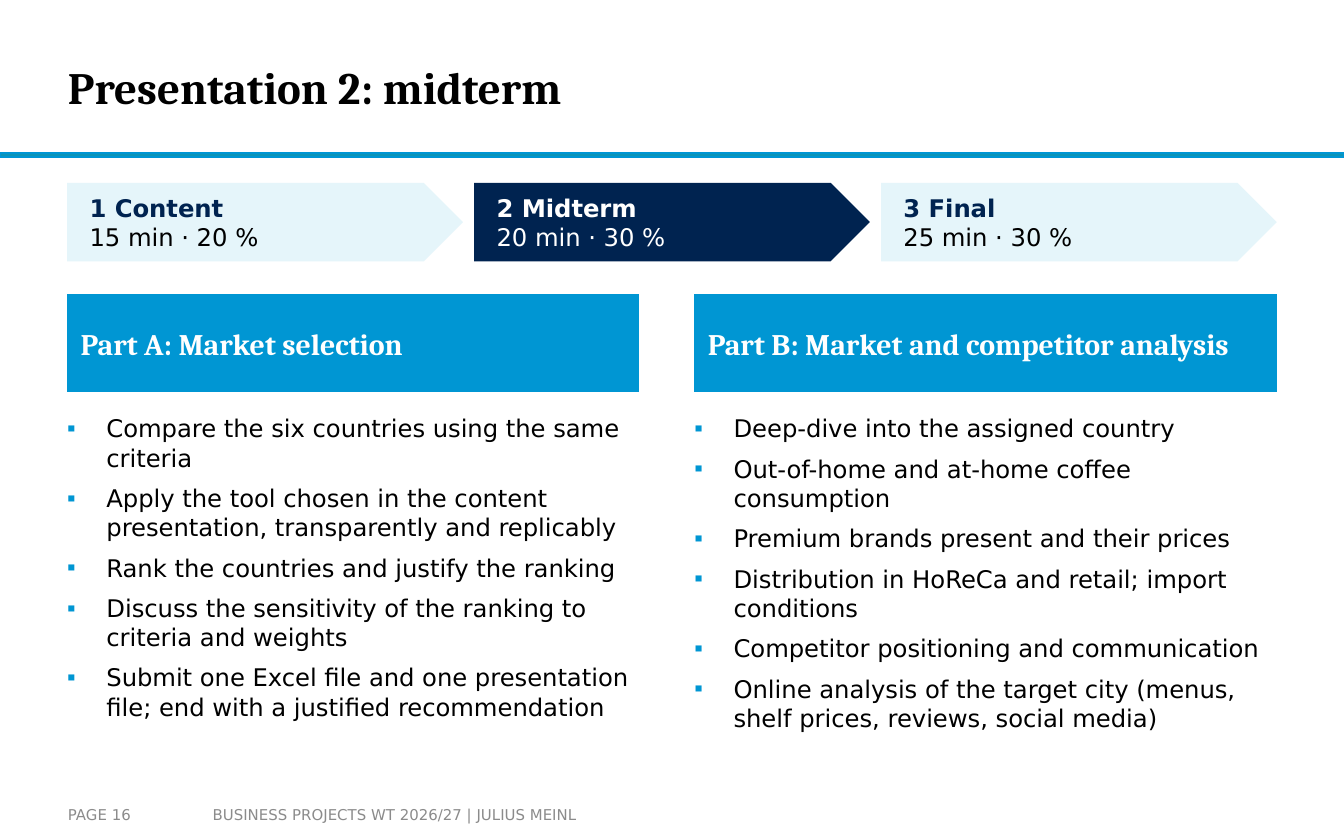
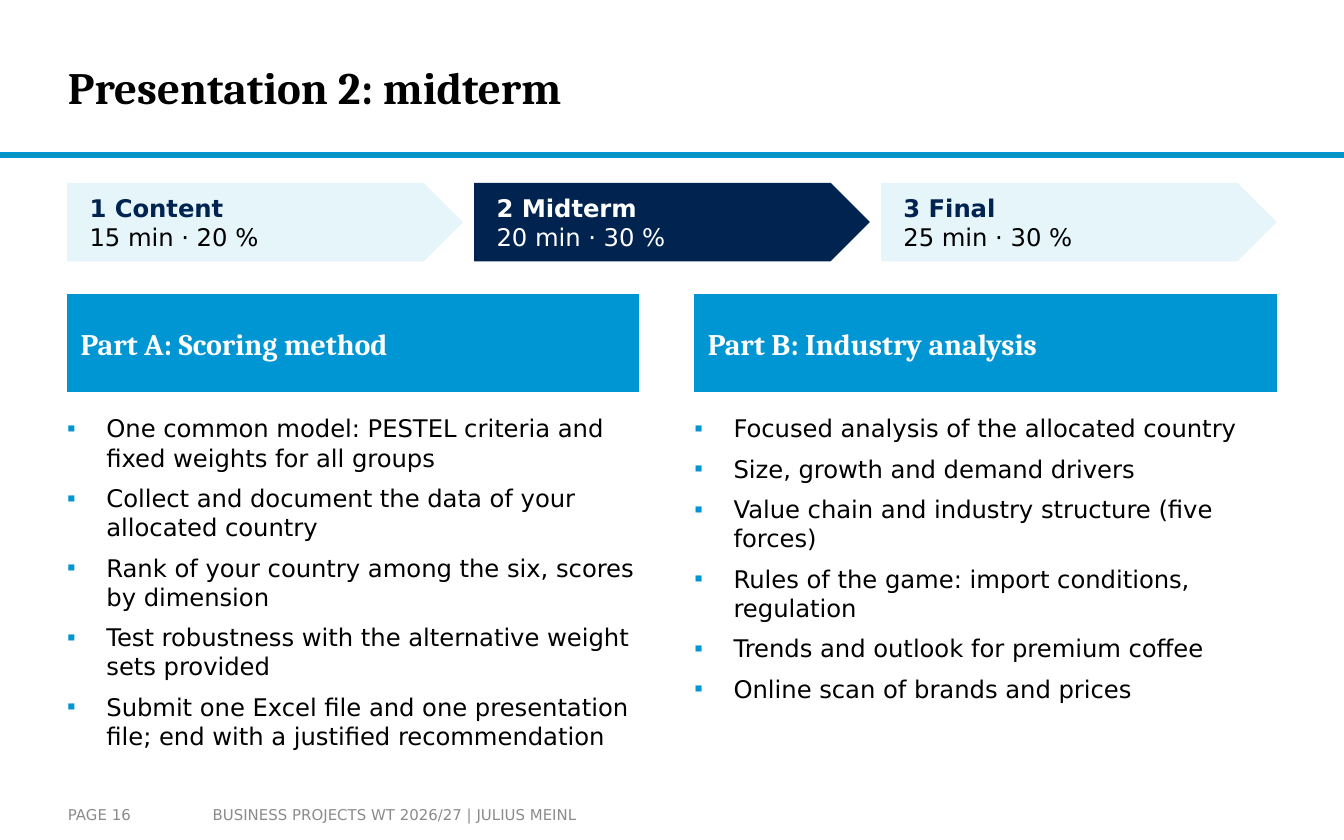
Before and after one commit to arnefloh-wu/ib-business-projects, a slide deck: slide 16 of WT26-27/Business Projects WT26-27 Slides.pptx. Drawn at 1344x840 pixels with LibreOffice and Linux fonts; fonts in the diff are those of the drawing; background and template pictures are left out. Boxes give left, top, right and bottom in pixels: in the first picture for what was removed or moved away, otherwise in the second. Text is boxed around its words. In the diff, an @@ line names an element or a change of style, - is before the commit and + after.

```diff
--- a/WT26-27/Business Projects WT26-27 Slides.pptx
+++ b/WT26-27/Business Projects WT26-27 Slides.pptx
@@ text at [81, 334, 387, 362]: text changed @@
-Part A: Market selection
+Part A: Scoring method
@@ text at [708, 334, 1037, 362]: text changed @@
-Part B: Market and competitor analysis
+Part B: Industry analysis
@@ text at [106, 418, 634, 680]: text changed @@
-▪ Compare the six countries using the same criteria
-▪ Apply the tool chosen in the content presentation, transparently and replicably
-▪ Rank the countries and justify the ranking
-▪ Discuss the sensitivity of the ranking to criteria and weights
+▪ One common model: PESTEL criteria and fixed weights for all groups
+▪ Collect and document the data of your allocated country
+▪ Rank of your country among the six, scores by dimension
+▪ Test robustness with the alternative weight sets provided
@@ text at [734, 418, 1236, 703]: text changed @@
-▪ Deep-dive into the assigned country
-▪ Out-of-home and at-home coffee consumption
-▪ Premium brands present and their prices
-▪ Distribution in HoReCa and retail; import conditions
-▪ Competitor positioning and communication
-▪ Online analysis of the target city (menus, shelf prices, reviews, social media)
+▪ Focused analysis of the allocated country
+▪ Size, growth and demand drivers
+▪ Value chain and industry structure (five forces)
+▪ Rules of the game: import conditions, regulation
+▪ Trends and outlook for premium coffee
+▪ Online scan of brands and prices
```
Also in this commit, not shown: 3 other slides changed, 5 other files.
